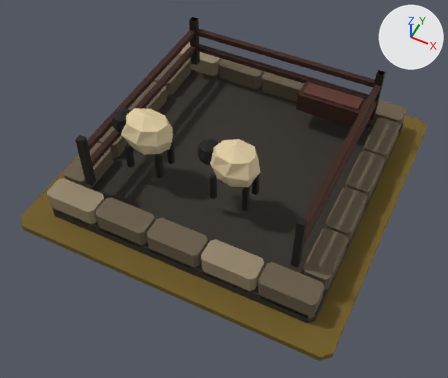
Two versions of the glTF model art/pasture_t1/pasture_t1.glb, one commit apart.
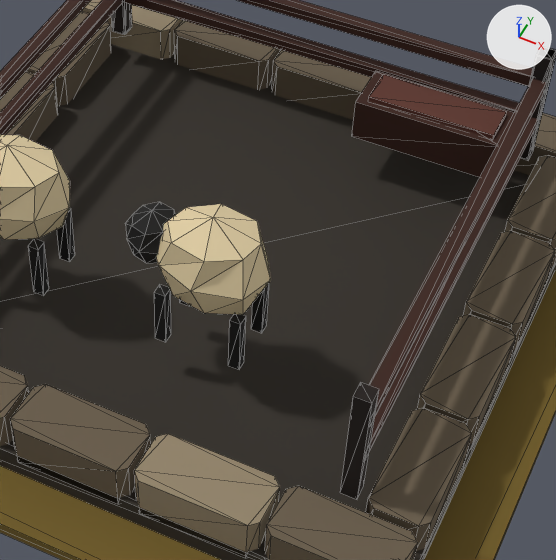
Each version appears first whole from a 50 mm lens placed at (1.37, -2.97, 3.48), pointed at (0.03, -0.29, 0.13), and next in a close-up on the part from 32% to 86% of the width and 13% to 78% of the height. Every picture has the same lights, and +X, +Y and +Z are marked at upper right. The last two pictures show the newer version. The close-ups show mesh edges as thin lines.

Names of what the first close-up shows: 'MMR | pasture | T01 Architecture.001', 'MMR | pasture | Tier 01 Ground.001'.
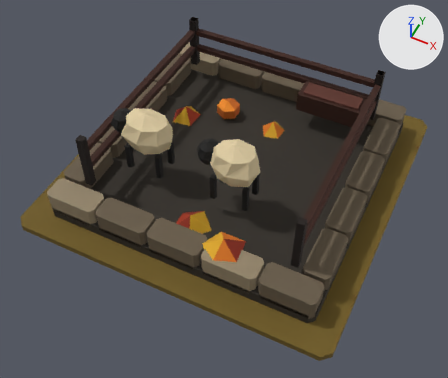
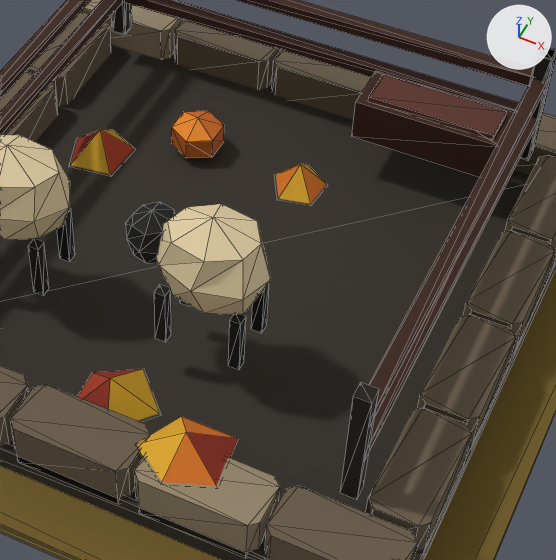
Boxes [x1, y1, x2, y2] around the edits, measured in the close-ups (556 x 560 px):
'MMR | pasture | T01 Autumn Dressing.001', added
    after: [70, 111, 327, 486]

The edits, one by one:
Mesh me_mmr___pasture___t01_autumn_dressing_001 is new.
It has 37 vertices, 38 faces and spans x -0.7..0.44, y -0.98..0.53, z 0.08..0.32.
It uses material mat_mmr___shared_palette_atlas (picture img_mmr_shared_color_palette_64).
Object 'MMR | pasture | T01 Autumn Dressing.001' (ob_mmr___pasture___t01_autumn_dressing_001) is new; it shows me_mmr___pasture___t01_autumn_dressing_001.
Its location is (0.0, 0.0, 0.05).
